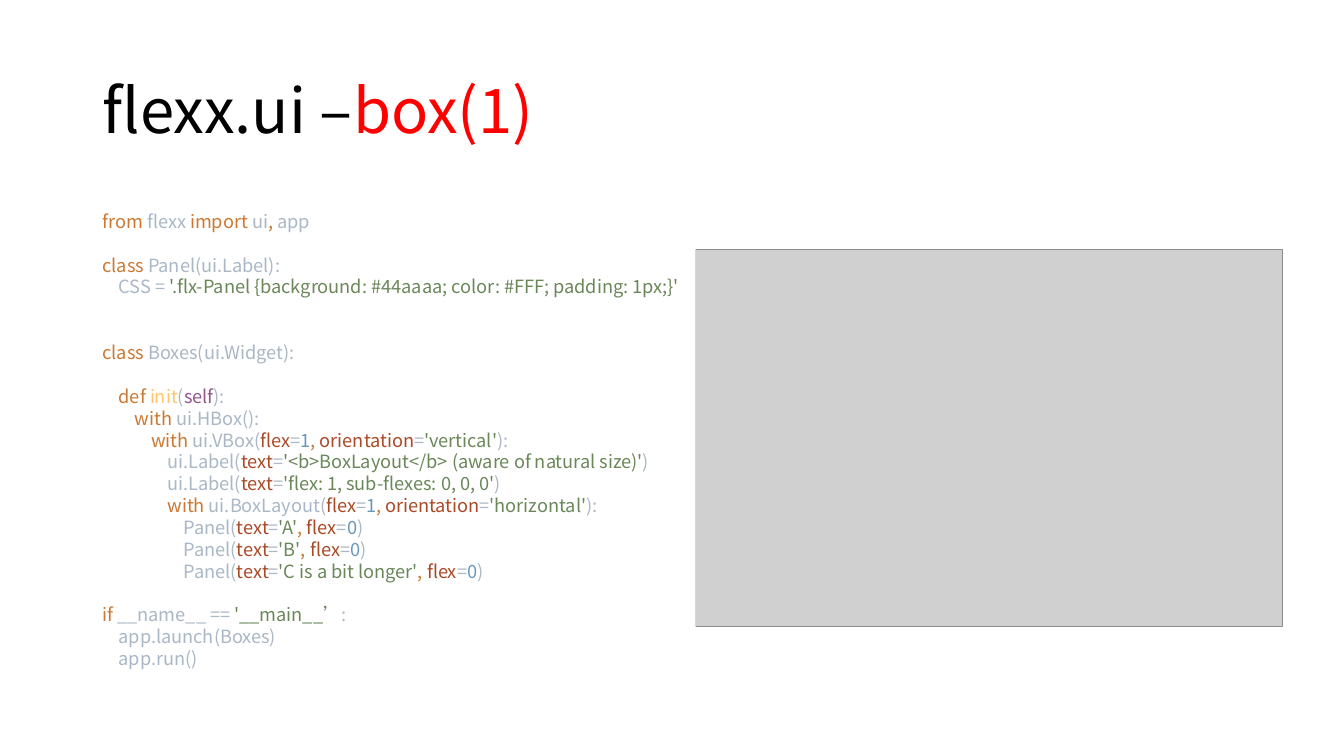
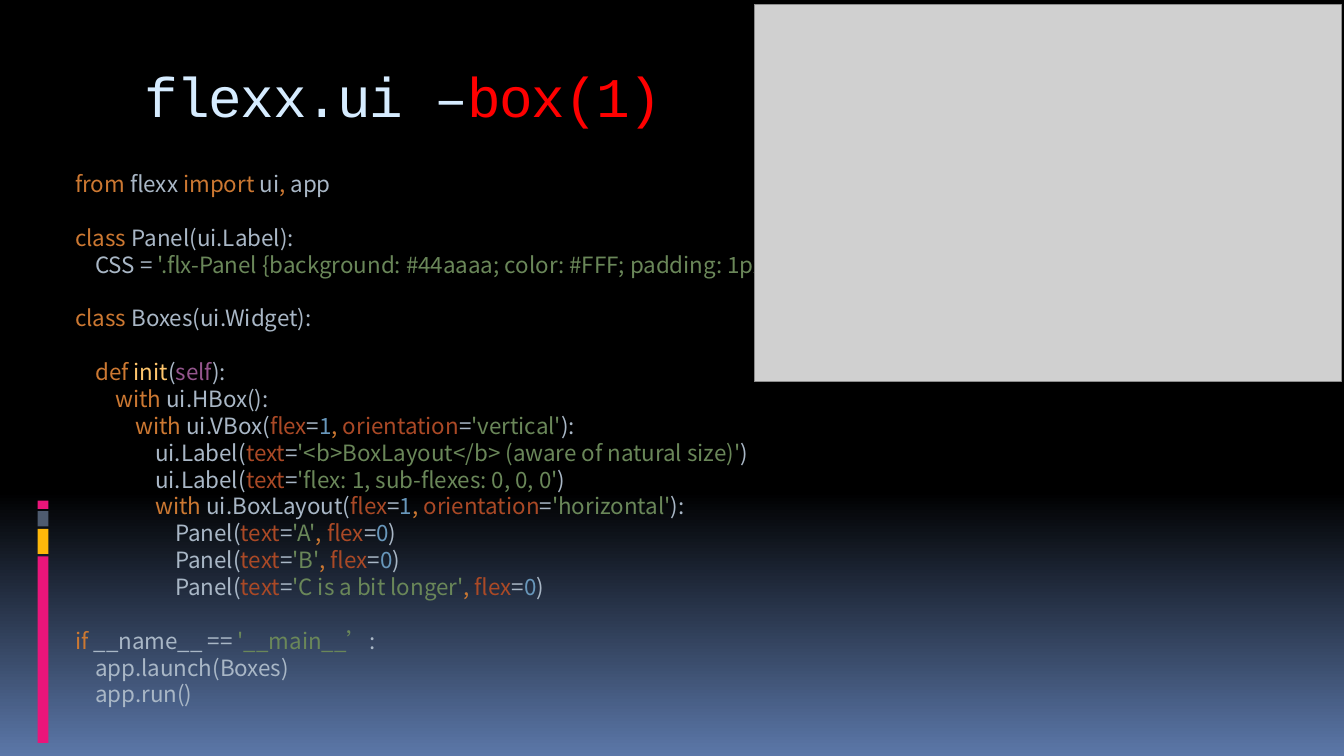
Before and after one commit to 260936767/UpdateServer, a slide deck: slide 18 of flexx_study/report for python&flexx.pptx (slide 14 before the commit). Drawn at 1344x756 pixels with LibreOffice and Linux fonts; fonts in the diff are those of the drawing; grey boxes stand for pictures. Boxes give left, top, right and bottom in pixels: in the first picture for what was removed or moved away, otherwise in the second. Text is boxed around its words. In the diff, an @@ line names an element or a change of style, - is before the commit and + after.

```diff
--- a/flexx_study/report for python&flexx.pptx
+++ b/flexx_study/report for python&flexx.pptx
@@ background #FFFFFF to gradient #000000 to #5B77A8 @@
@@ rectangle added at (0,5,20,45), fill #000000 @@
@@ picture: place and size @@
-picture at (696,250,1282,627)
+picture at (754,5,1341,382)
@@ title "flexx.ui –box(1)": place and size @@
-title "flexx.ui –box(1)" at (102,83,534,145)
+title "flexx.ui –box(1)" at (144,77,662,129)
@@ title "flexx.ui –box(1)" at (144,77,662,129): size 44 to 40 pt, font Noto Sans CJK SC to Courier New, letter spacing 0 to -1 pt; text colour #000000 to #D6ECFF in "flexx.ui –box(1)"; line spacing 0.9 to 1; vertical alignment middle to top @@
@@ rectangle added at (32,75,33,115), fill #000000 @@
@@ rectangle added at (36,75,37,115), fill #000000 @@
@@ rectangle added at (39,75,43,115), fill #000000 @@
@@ rectangle added at (45,75,52,115), fill #000000 @@
@@ text at (75,174,800,707): text changed; size 13 to 16 pt @@
-from flexx import ui, app
-class Panel(ui.Label):
-CSS = '.flx-Panel {background: #44aaaa; color: #FFF; padding: 1px;}'
-class Boxes(ui.Widget):
-def init(self):
-with ui.HBox():
-with ui.VBox(flex=1, orientation='vertical'):
-ui.Label(text='<b>BoxLayout</b> (aware of natural size)')
-ui.Label(text='flex: 1, sub-flexes: 0, 0, 0')
-with ui.BoxLayout(flex=1, orientation='horizontal'):
-Panel(text='A', flex=0)
-Panel(text='B', flex=0)
-Panel(text='C is a bit longer', flex=0)
-if __name__ == '__main__’:
-app.launch(Boxes)
-app.run()
+from flexx import ui, app
+class Panel(ui.Label):
+CSS = '.flx-Panel {background: #44aaaa; color: #FFF; padding: 1px;}‘
+class Boxes(ui.Widget):
+def init(self):
+with ui.HBox():
+with ui.VBox(flex=1, orientation='vertical'):
+ui.Label(text='<b>BoxLayout</b> (aware of natural size)')
+ui.Label(text='flex: 1, sub-flexes: 0, 0, 0')
+with ui.BoxLayout(flex=1, orientation='horizontal'):
+Panel(text='A', flex=0)
+Panel(text='B', flex=0)
+Panel(text='C is a bit longer', flex=0)
+if __name__ == '__main__’:
+app.launch(Boxes)
+app.run()
@@ rectangle added at (37,501,48,509), fill #EA157A @@
@@ rectangle added at (37,529,48,555), fill #FEB80A @@
@@ rectangle added at (37,511,48,526), fill #4E5B6F @@
@@ rectangle added at (37,557,48,743), fill #EA157A @@
```
Also in this commit, not shown: 38 other slides changed, 5 slides added, 1 slide removed.
